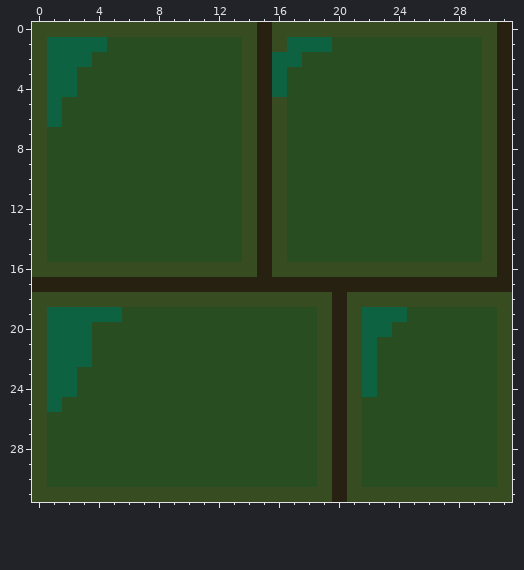
Pixel-art sprite: public/images/tile-simple.png. The first picture shows the starting point.
The file is 32x32 pixels.
After the commit:
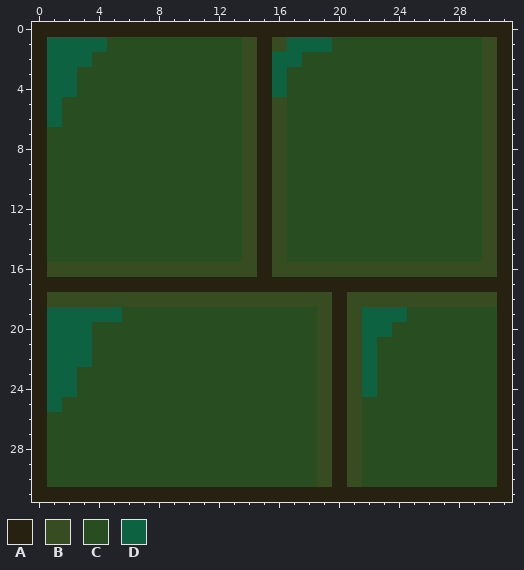
Palette (. is transparent): A #262111  B #374d21  C #274d21  D #0c6241
Changes in this commit:
Changed rows in their new state; - is an unchanged pixel.
first column x 0:
 0 AAAAAAAAAAAAAAA-AAAAAAAAAAAAAAA-
 1 A-------------------------------
 2 A-------------------------------
 3 A-------------------------------
 4 A-------------------------------
 5 A-------------------------------
 6 A-------------------------------
 7 A-------------------------------
 8 A-------------------------------
 9 A-------------------------------
10 A-------------------------------
11 A-------------------------------
12 A-------------------------------
13 A-------------------------------
14 A-------------------------------
15 A-------------------------------
16 A-------------------------------
18 A------------------------------A
19 A------------------------------A
20 A------------------------------A
21 A------------------------------A
22 A------------------------------A
23 A------------------------------A
24 A------------------------------A
25 A------------------------------A
26 A------------------------------A
27 A------------------------------A
28 A------------------------------A
29 A------------------------------A
30 A------------------------------A
31 AAAAAAAAAAAAAAAAAAAA-AAAAAAAAAAA
